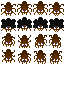
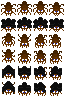
Revision of a layered 64px x 96px image; what changed, layer by layer:
painted on "top" over [2, 65, 62, 94]
painted on "Background" over [2, 34, 62, 96]
